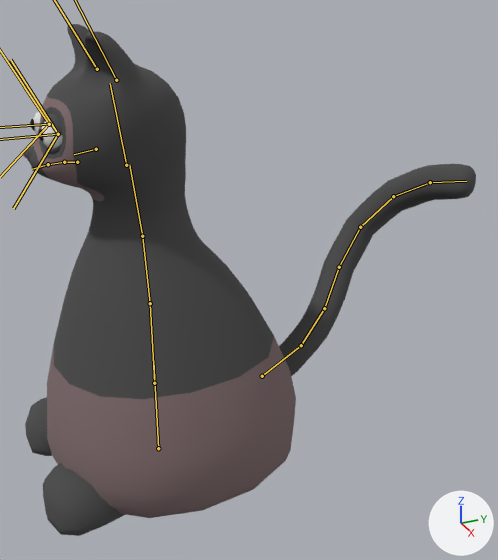
Two versions of the FBX model ludum-dare-48/Assets/Models/cat.fbx, one commit apart.
Rendered twice from a 50 mm lens placed at (4.05, -1.09, 3.26), pointed at (-0.11, 0.78, 1.18). Every picture has the same lights, and +X, +Y and +Z are marked at lower right. Both versions are drawn at frame 1 of the action 'Skeleton|Idle'; the numbers are the values there. The bones that bend it are drawn over the model as lines.

Objects in the first picture: 'Cat'.
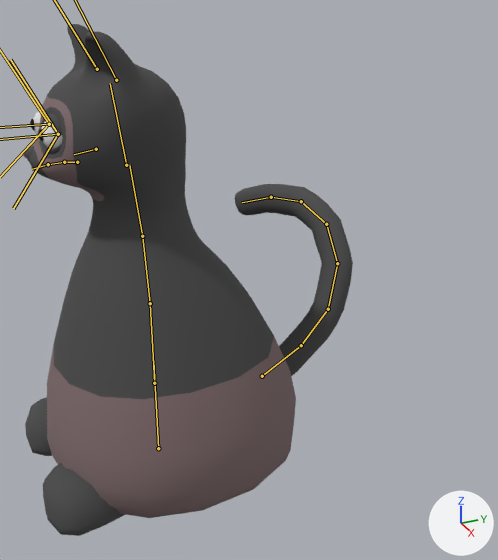
Scene script edits in JSON lines:
```json
{"block": "bone_tail_001", "where": "bone_tail_001 = bpy.data.objects['Skeleton'].pose.bones['tail.001']  # child of 'tail.root'"}
{"op": "set", "path": "bone_tail_001.rotation_quaternion", "old": "(0.954, -0.225, -0.106, 0.166)", "new": "(0.976, -0.198, -0.079, 0.046)", "note": "degrees (-28, -7, 22) -> degrees (-23, -8, 7)"}
{"block": "bone_tail_002", "where": "bone_tail_002 = bpy.data.objects['Skeleton'].pose.bones['tail.002']  # child of 'tail.001'"}
{"op": "set", "path": "bone_tail_002.rotation_quaternion", "old": "(0.997, -0.039, -0.017, 0.06)", "new": "(0.988, 0.033, -0.052, 0.143)", "note": "degrees (-5, -2, 7) -> degrees (3, -6, 16)"}
{"block": "bone_tail_003", "where": "bone_tail_003 = bpy.data.objects['Skeleton'].pose.bones['tail.003']  # child of 'tail.002'"}
{"op": "set", "path": "bone_tail_003.rotation_quaternion", "old": "(0.987, -0.042, 0.054, -0.144)", "new": "(0.971, 0.121, -0.032, 0.204)", "note": "degrees (-6, 5, -17) -> degrees (13, -6, 23)"}
{"block": "bone_tail_004", "where": "bone_tail_004 = bpy.data.objects['Skeleton'].pose.bones['tail.004']  # child of 'tail.003'"}
{"op": "set", "path": "bone_tail_004.rotation_quaternion", "old": "(0.95, 0.011, 0.095, -0.298)", "new": "(0.967, 0.132, -0.02, 0.216)", "note": "degrees (-2, 11, -35) -> degrees (14, -5, 25)"}
{"block": "bone_tail_005", "where": "bone_tail_005 = bpy.data.objects['Skeleton'].pose.bones['tail.005']  # child of 'tail.004'"}
{"op": "set", "path": "bone_tail_005.rotation_quaternion", "old": "(0.962, 0.059, 0.055, -0.262)", "new": "(0.978, 0.11, -0.008, 0.178)", "note": "degrees (5, 8, -30) -> degrees (12, -3, 20)"}
{"block": "bone_tail_006", "where": "bone_tail_006 = bpy.data.objects['Skeleton'].pose.bones['tail.006']  # child of 'tail.005'"}
{"op": "set", "path": "bone_tail_006.rotation_quaternion", "old": "(0.989, 0.044, 0.011, -0.144)", "new": "(0.993, 0.062, -0.001, 0.099)", "note": "degrees (5, 2, -16) -> degrees (7, -1, 11)"}
```

Boxes [x1, y1, x2, y2] around the edits, measured in the pictures (498 x 560 px):
```json
{"object": "Cat", "change": "posed", "before": [22, 24, 476, 536], "after": [22, 24, 353, 536], "on screen": "27% narrower"}
{"bone": "tail.001", "before": "(301, 345) to (324, 308)", "after": "(301, 345) to (328, 309)"}
{"bone": "tail.002", "before": "(324, 308) to (339, 267)", "after": "(328, 309) to (337, 263)"}
{"bone": "tail.003", "before": "(339, 267) to (360, 227)", "after": "(337, 263) to (326, 224)"}
{"bone": "tail.004", "before": "(360, 227) to (393, 196)", "after": "(326, 224) to (301, 201)"}
{"bone": "tail.005", "before": "(393, 196) to (430, 182)", "after": "(301, 201) to (271, 197)"}
{"bone": "tail.006", "before": "(430, 182) to (466, 181)", "after": "(271, 197) to (242, 202)"}
```
